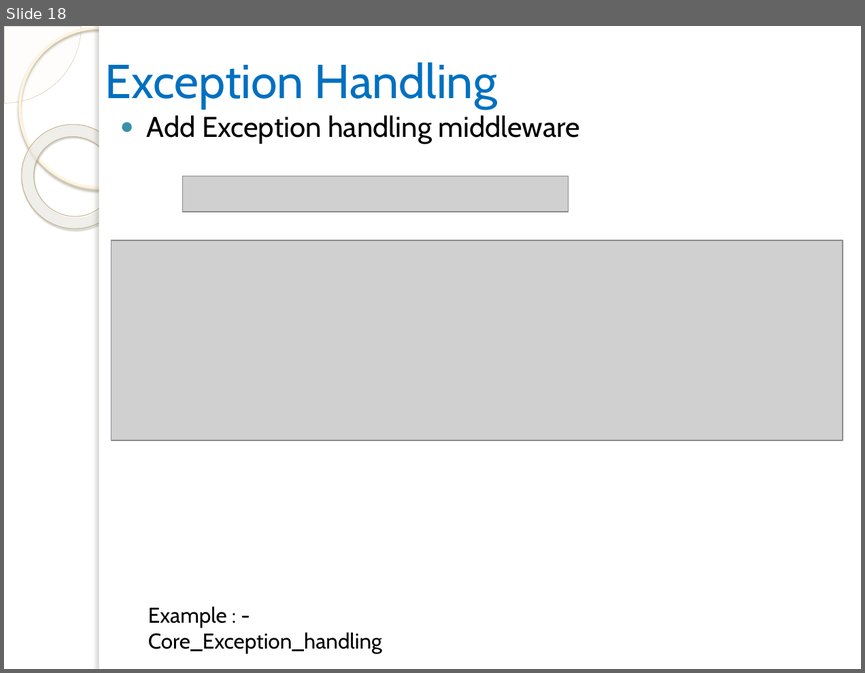
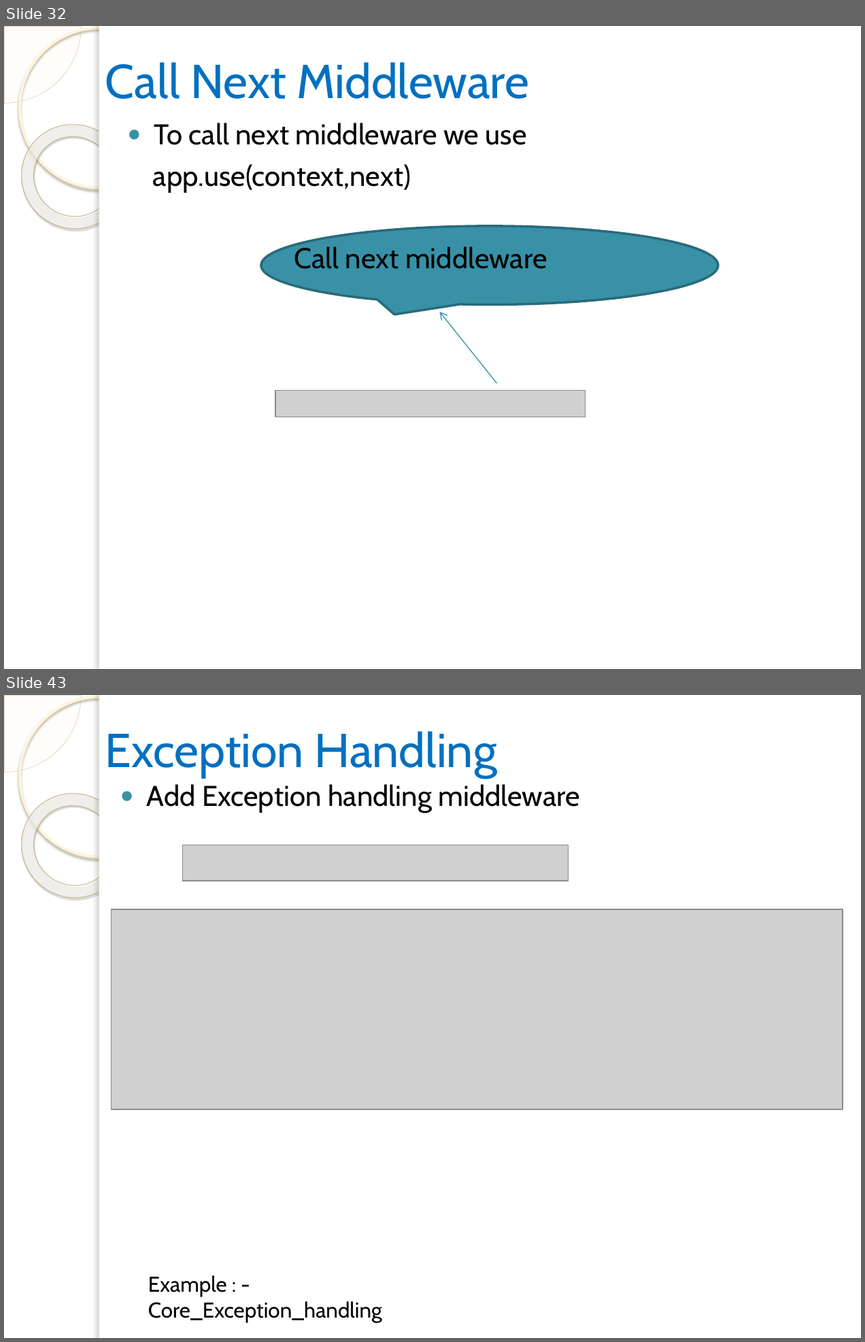
Before and after one commit to vgyureka/DotNetBig, a slide deck: CORE.pptx. Shown one above the other, each under a label of ours: slide 18 before the commit, slides 32 and 43 after it; the slides between them are not shown. The pictures are 865x673 and 865x1342 pixels, drawn with LibreOffice and Linux fonts; fonts in the diff are those of the drawing; grey boxes stand for pictures; background and template pictures are left out. Boxes give left, top, right and bottom in pixels: in the first picture for what was removed or moved away, otherwise in the second. Text is boxed around its words. In the diff, an @@ line names an element or a change of style, - is before the commit and + after.

```diff
--- a/CORE.pptx
+++ b/CORE.pptx
@@ slide 32 added at bbox=[4, 26, 861, 669], background picture (left out); not listed: 5 template elements that a slide beside it also shows @@
@@ title added at bbox=[105, 62, 530, 99], 40 pt, text #0070C0 @@
+Call Next Middleware
@@ text added at bbox=[153, 123, 547, 269], 24 pt, text #000000 @@
+● To call next middleware we use
+app.use(context,next)
+Call next middleware
@@ speech bubble added at bbox=[261, 226, 718, 305], fill #3891A7, outline #296B7C 2 pt @@
@@ arrow added from (496, 383) to (439, 312), #3891A7 0.75 pt @@
@@ picture added at bbox=[275, 390, 585, 417] @@
@@ what was slide 18 is now slide 43 @@
```
Also in this commit, not shown: 3 slides changed, 26 other slides added, 2 slides removed.
